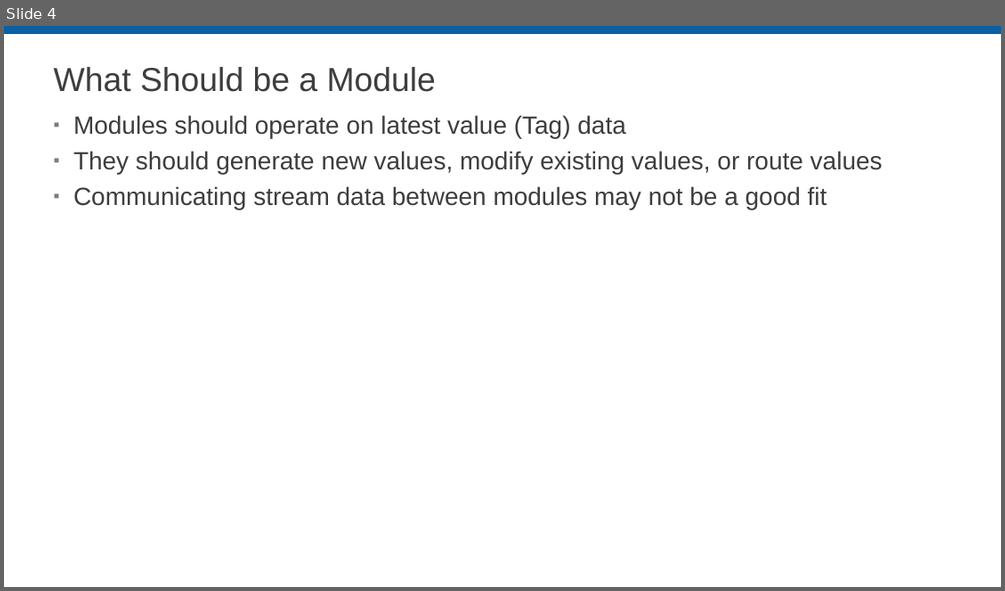
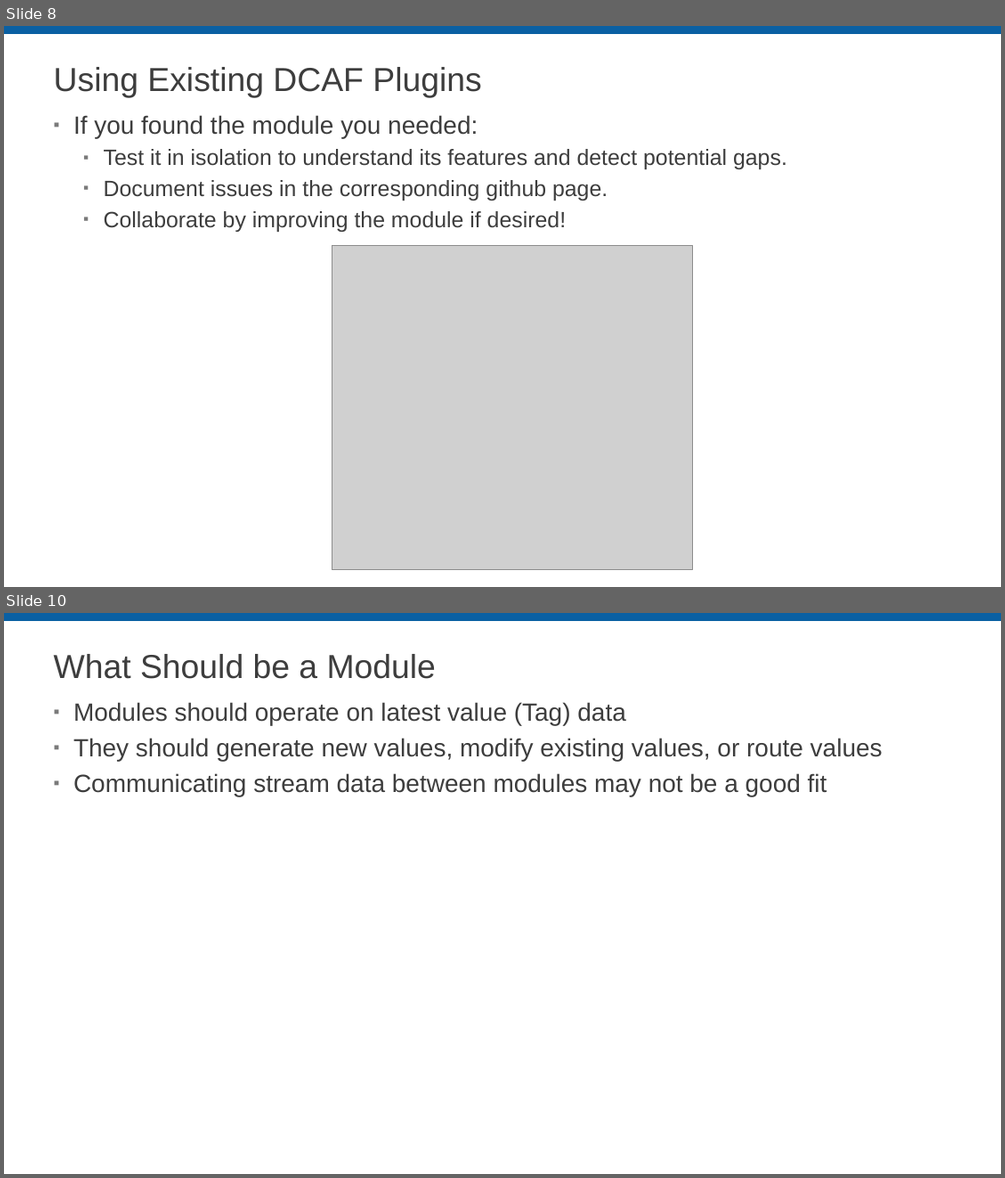
Before and after one commit to LabVIEW-DCAF/Documentation, a slide deck: Trunk/Getting Started Material/DCAF Training/4 Designing an application with DCAF.pptx. Shown one above the other, each under a label of ours: slide 4 before the commit, slides 8 and 10 after it; the slides between them are not shown. The pictures are 1005x591 and 1005x1178 pixels, drawn with LibreOffice and Linux fonts; fonts in the diff are those of the drawing; grey boxes stand for pictures; background and template pictures are left out. Boxes give left, top, right and bottom in pixels: in the first picture for what was removed or moved away, otherwise in the second. Text is boxed around its words. In the diff, an @@ line names an element or a change of style, - is before the commit and + after.

Commit message:
Improved Designing an Application with DCAF Issue 95

```diff
--- a/Trunk/Getting Started Material/DCAF Training/4 Designing an application with DCAF.pptx
+++ b/Trunk/Getting Started Material/DCAF Training/4 Designing an application with DCAF.pptx
@@ slide 8 added at [4, 26, 1001, 587], background #FFFFFF; not listed: 1 template element that a slide beside it also shows @@
@@ title added at [54, 67, 481, 98], 32 pt, text #3D3D3D @@
+Using Existing DCAF Plugins
@@ text added at [73, 115, 787, 232], 21.3 pt, text #3D3D3D @@
+▪ If you found the module you needed:
+  ▪ Test it in isolation to understand its features and detect potential gaps.
+  ▪ Document issues in the corresponding github page.
+  ▪ Collaborate by improving the module if desired!
@@ picture added at [332, 246, 693, 570] @@
@@ what was slide 4 is now slide 10 @@
```
Also in this commit, not shown: 3 slides changed, 13 other slides added, 2 slides removed.
